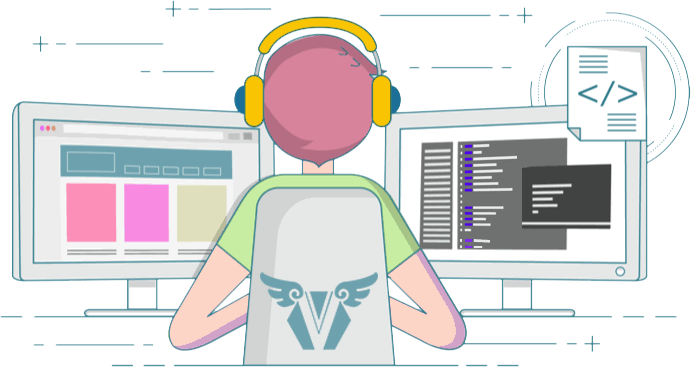
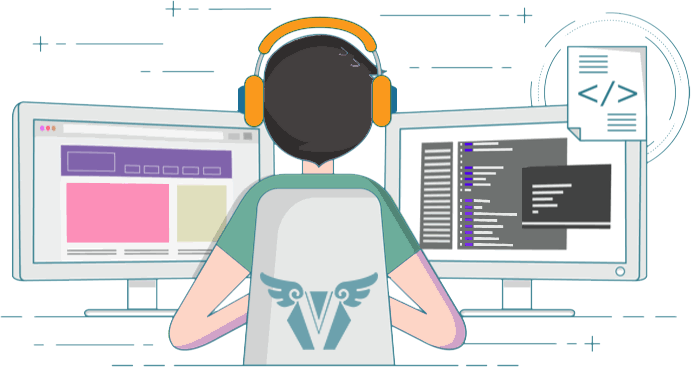
Layered file, before and after one edit (691×367). Changes by layer:
added layer "Headset" above "Clothes" over [245, 18, 391, 126]
added layer "Clothes" above "Layer 8" over [217, 175, 414, 273]
added layer "Layer 8" above "Hair" over [362, 177, 420, 253]
added layer "Hair" above "Skin" over [264, 35, 377, 166]
showed "Layer 6", painted on it over [18, 8, 690, 361]
hid "Layer 2", painted on it over [18, 8, 690, 361]
